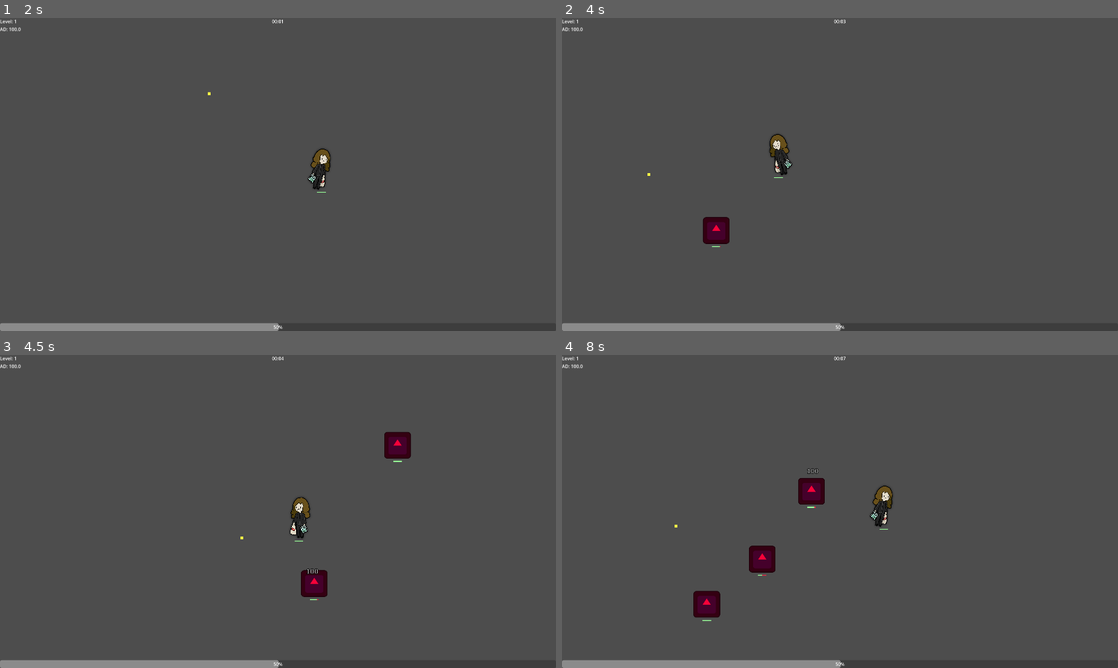
Above: before the commit, frames 1-4 (two rows, left to right).
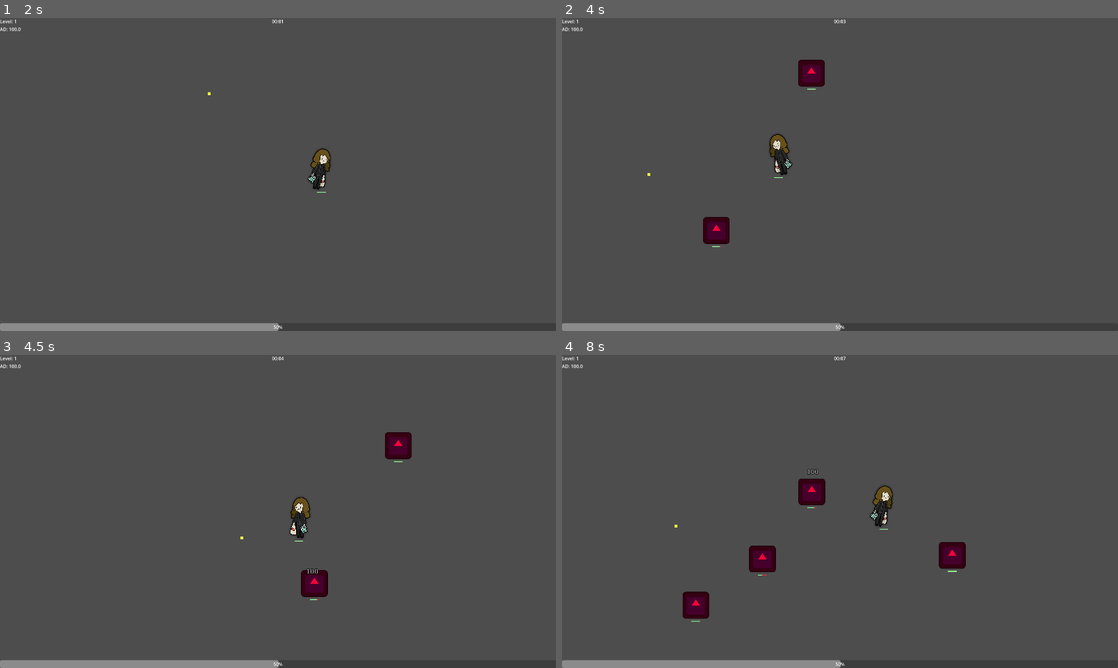
Above: after the commit, the same moments.

Repository: Vilkiy/Debt-Survivors
Game: Godot game, scene res://logic/game_handler/game_handler.tscn
Two runs of this game, one before a commit and one after it. Both use one fixed random seed, a clock stepped at 60 frames per second and the inputs below. The engine's default icon, where the game draws it, is replaced by a stand-in: a white triangle on a blue panel in a dark square.
Inputs (mouse positions are in pixels of both pictures, inside the frame that each line leads up to):
- Up to frame 1 (2 s): move the mouse to (400, 158) at 0.52 s; hold D (move_right) 0.53-1.28 s; tap E (dash) at 0.6, 1.35 s; move the mouse to (166, 190) at 1.27 s; hold S (move_down) from 1.28 s (still down)
- Up to frame 2 (4 s): move the mouse to (895, 105) at 2.02 s; release S (move_down) at 2.03 s; hold D (move_right) 2.03-2.78 s; tap E (dash) at 2.1, 2.85, 3.6 s; move the mouse to (812, 237) at 2.77 s; hold W (move_up) 2.78-3.53 s; move the mouse to (1006, 221) at 3.52 s; hold A (move_left) from 3.53 s (still down)
- Up to frame 3 (4.5 s): keep holding A (move_left); move the mouse to (111, 464) at 4.27 s; tap E (dash) at 4.35 s
- Up to frame 4 (8 s): move the mouse to (867, 511) at 5.02 s; release A (move_left) at 5.03 s; hold S (move_down) 5.03-5.78 s; tap E (dash) every 0.75 s from 5.1 to 7.35 s; move the mouse to (756, 433) at 5.77 s; hold D (move_right) 5.78-6.53 s; move the mouse to (962, 495) at 6.52 s; hold W (move_up) 6.53-7.28 s; move the mouse to (728, 527) at 7.27 s; hold D (move_right) from 7.28 s (still down)

Frame 1 is identical in both runs. In frame 2, 0.4% of the frame differs, in the area x 26-48%, y 13-74%; in frame 3, less than 0.1%; in frame 4, 1.0%, in the area x 21-73%, y 36-86%.

Commit message:
enemies scale

Diff:
--- a/Assets/Scenes/Enemy.tscn
+++ b/Assets/Scenes/Enemy.tscn
@@ -25,5 +25,6 @@
 offset_top = 54.0
 offset_right = -15.0
 offset_bottom = 54.0
+hp = 1000.0
 
 [connection signal="took_damage" from="HealthHandler" to="." method="flash_white"]
--- a/Assets/Scripts/enemy_spawner.gd
+++ b/Assets/Scripts/enemy_spawner.gd
@@ -5,6 +5,7 @@
 @export var spawn_interval: float = 2.0
 
 var player: Node2D
+var elapsed: float = 0.0
 
 func _ready():
 	await get_tree().process_frame
@@ -14,15 +15,27 @@
 	$Timer.start()
 	$Timer.timeout.connect(spawn_enemy)
 
+func _process(delta: float) -> void:
+	elapsed += delta
+	var minutes = elapsed / 60.0
+
+	# every minute, reduce spawn interval by 0.2 seconds, minimum 0.3
+	var new_interval = maxf(spawn_interval - minutes * 0.2, 0.3)
+	$Timer.wait_time = new_interval
+
 func spawn_enemy():
 	if player == null:
 		return
 
-	#print("spawned enemy")
+	var minutes = elapsed / 60.0
 	var enemy = enemy_scene.instantiate()
 
 	var angle = randf() * TAU
 	var spawn_position = player.global_position + Vector2(cos(angle), sin(angle)) * spawn_radius
-
 	enemy.global_position = spawn_position
 	get_parent().add_child(enemy)
+
+	# scale stats with time
+	enemy.speed *= 1.0 + minutes * 0.1
+	enemy.health_handler.hp *= 1.0 + minutes * 0.2
+	enemy.health_handler.max_hp *= 1.0 + minutes * 0.2
--- a/Assets/Scripts/player.gd
+++ b/Assets/Scripts/player.gd
@@ -137,7 +137,7 @@
 
 func _level_up() -> void:
 	current_level += 1
-	xp_to_level_up = ceil(1.5 * xp_to_level_up)
+	xp_to_level_up = ceil(1.2 * xp_to_level_up)
 	current_xp = 0
 	if hud:
 		hud.update(current_xp, xp_to_level_up, current_level, attack_damage)
--- a/logic/gameplay_elements/health_handler/health_handler.gd
+++ b/logic/gameplay_elements/health_handler/health_handler.gd
@@ -3,10 +3,11 @@
 @onready var health_bar: ProgressBar = $HealthBar
 const DAMAGE_NUMBER = preload("res://logic/UI/damage_numbers/damage_number.tscn")
 
-@export var hp : float = 1000:
+@export var hp : float = 100:
 	set(value):
 		hp = value
-		health_bar.value = hp
+		if health_bar:
+			health_bar.value = hp
 var max_hp : float
 
 signal died
